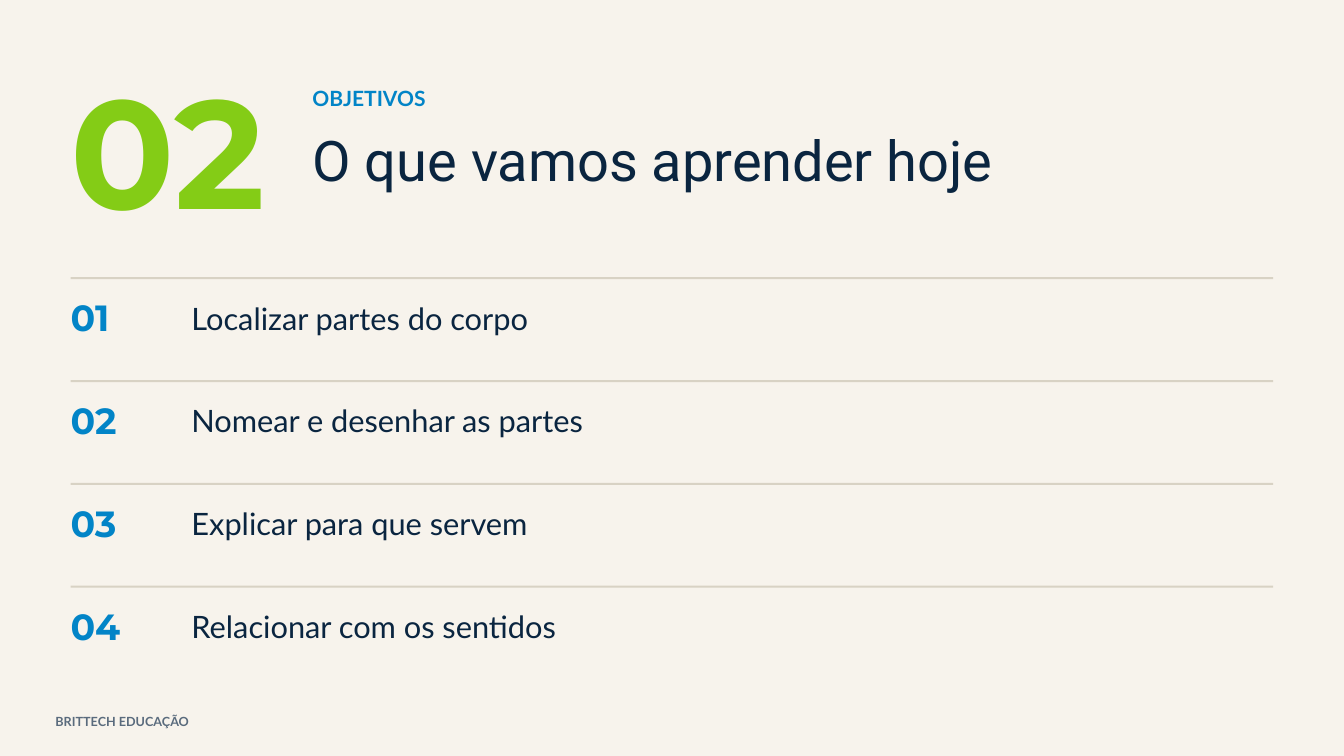
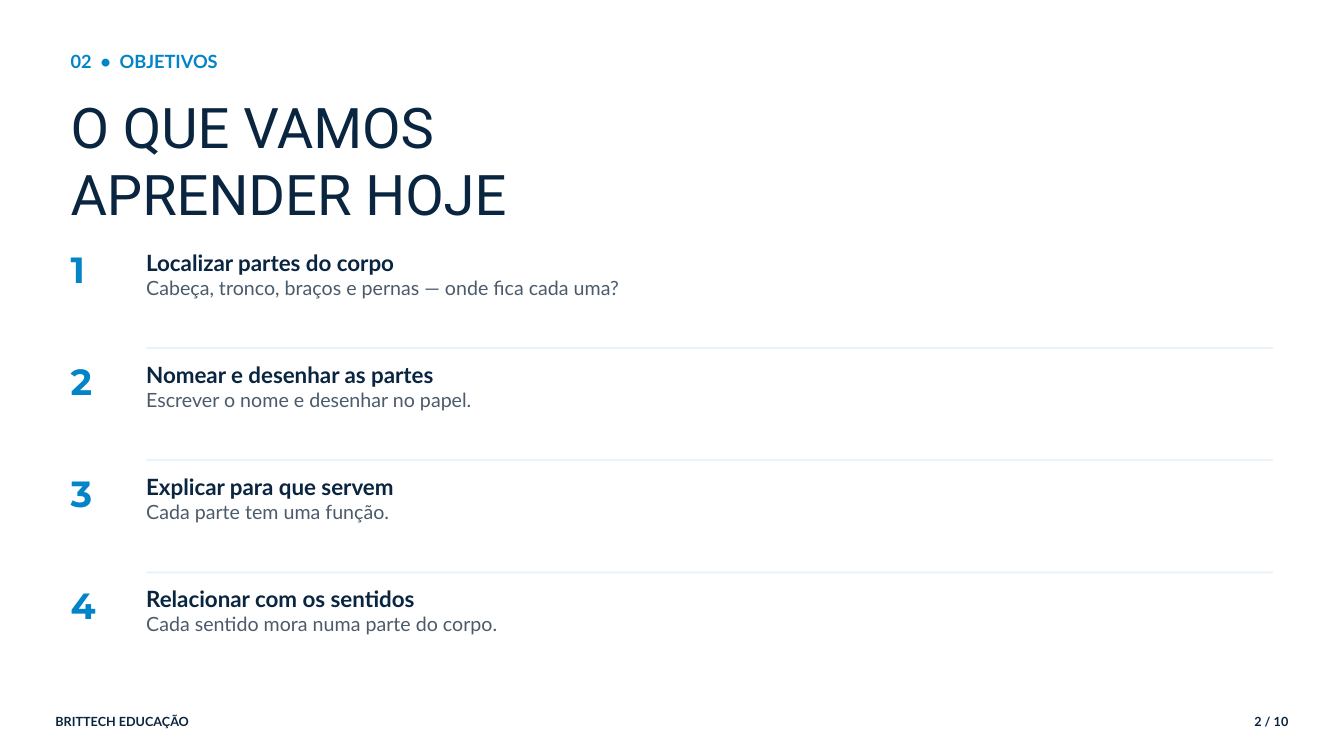
Before and after one commit to thiagollipe-web/brittech-educacao-aulas, a slide deck: slide 2 of fundamental-1/ciencias-1ano-sentidos-corpo.pptx. Drawn at 1344x756 pixels with LibreOffice and Linux fonts; fonts in the diff are those of the drawing. Boxes give left, top, right and bottom in pixels: in the first picture for what was removed or moved away, otherwise in the second. Text is boxed around its words. In the diff, an @@ line names an element or a change of style, - is before the commit and + after.

Commit message:
Biblioteca: PPTs v2 corrigidos — Fundamental 1 parte 1 (21 aulas)

```diff
--- a/fundamental-1/ciencias-1ano-sentidos-corpo.pptx
+++ b/fundamental-1/ciencias-1ano-sentidos-corpo.pptx
@@ rectangle removed at [0,0,1344,756] @@
@@ text at [71,54,218,68]: text changed; size 110 to 13 pt; font Montserrat to Lato; text colour #84CC16 to #0284C7 @@
-02
+02 • OBJETIVOS
@@ text at [71,107,506,216]: text changed @@
-O que vamos aprender hoje
+O QUE VAMOS
+APRENDER HOJE
@@ text removed at [312,90,425,106] @@
-OBJETIVOS
@@ text added at [71,257,85,283], 26 pt, text #0284C7, bold @@
+1
@@ text at [146,254,394,275]: size 22 to 16 pt, bold on in "Localizar partes do corpo"; less space between paragraphs @@
@@ text "Localizar partes do corpo": place and size @@
-text "Localizar partes do corpo" at [191,307,528,336]
+text "Localizar partes do corpo" at [146,254,619,299]
@@ rectangle removed at [71,277,1273,279] @@
@@ text at [146,280,619,299]: paragraph added @@
+Cabeça, tronco, braços e pernas — onde fica cada uma?
@@ text removed at [71,305,110,332] @@
-01
@@ fill #D8D2C4 to #EAF3FA in 3 elements at [146,572,1273,574], [146,459,1273,461], [146,347,1273,349] @@
@@ rectangle: place and size @@
-rectangle at [71,380,1273,382]
+rectangle at [146,347,1273,349]
@@ text added at [71,369,92,395], 26 pt, text #0284C7, bold @@
+2
@@ text at [146,366,433,387]: size 22 to 16 pt, bold on in "Nomear e desenhar as partes"; less space between paragraphs @@
@@ text "Nomear e desenhar as partes": place and size @@
-text "Nomear e desenhar as partes" at [191,409,583,438]
+text "Nomear e desenhar as partes" at [146,366,471,411]
@@ text removed at [71,408,117,435] @@
-02
@@ text at [146,392,471,411]: paragraph added @@
+Escrever o nome e desenhar no papel.
@@ text at [146,478,393,499]: size 22 to 16 pt, bold on in "Explicar para que servem"; less space between paragraphs @@
@@ text "Explicar para que servem": place and size @@
-text "Explicar para que servem" at [191,512,528,541]
+text "Explicar para que servem" at [146,478,393,523]
@@ rectangle: place and size @@
-rectangle at [71,483,1273,485]
+rectangle at [146,459,1273,461]
@@ text added at [71,481,93,508], 26 pt, text #0284C7, bold @@
+3
@@ text at [146,504,389,523]: paragraph added @@
+Cada parte tem uma função.
@@ text removed at [71,511,117,538] @@
-03
@@ text added at [71,593,96,619], 26 pt, text #0284C7, bold @@
+4
@@ text at [146,590,415,607]: size 22 to 16 pt, bold on in "Relacionar com os sentidos"; less space between paragraphs @@
@@ text "Relacionar com os sentidos": place and size @@
-text "Relacionar com os sentidos" at [191,615,555,639]
+text "Relacionar com os sentidos" at [146,590,497,635]
@@ rectangle: place and size @@
-rectangle at [71,586,1273,588]
+rectangle at [146,572,1273,574]
@@ text removed at [71,614,121,641] @@
-04
@@ text at [146,616,497,635]: paragraph added @@
+Cada sentido mora numa parte do corpo.
@@ text "BRITTECH EDUCAÇÃO" at [55,715,189,729]: text colour #5A6B7D to #0A2540; less space between paragraphs @@
@@ text added at [1254,716,1289,726], 9 pt, text #0A2540, bold @@
+2 / 10
```
Also in this commit, not shown: 2 other slides changed, 7 slides added, 5 slides removed, 4 other files.
